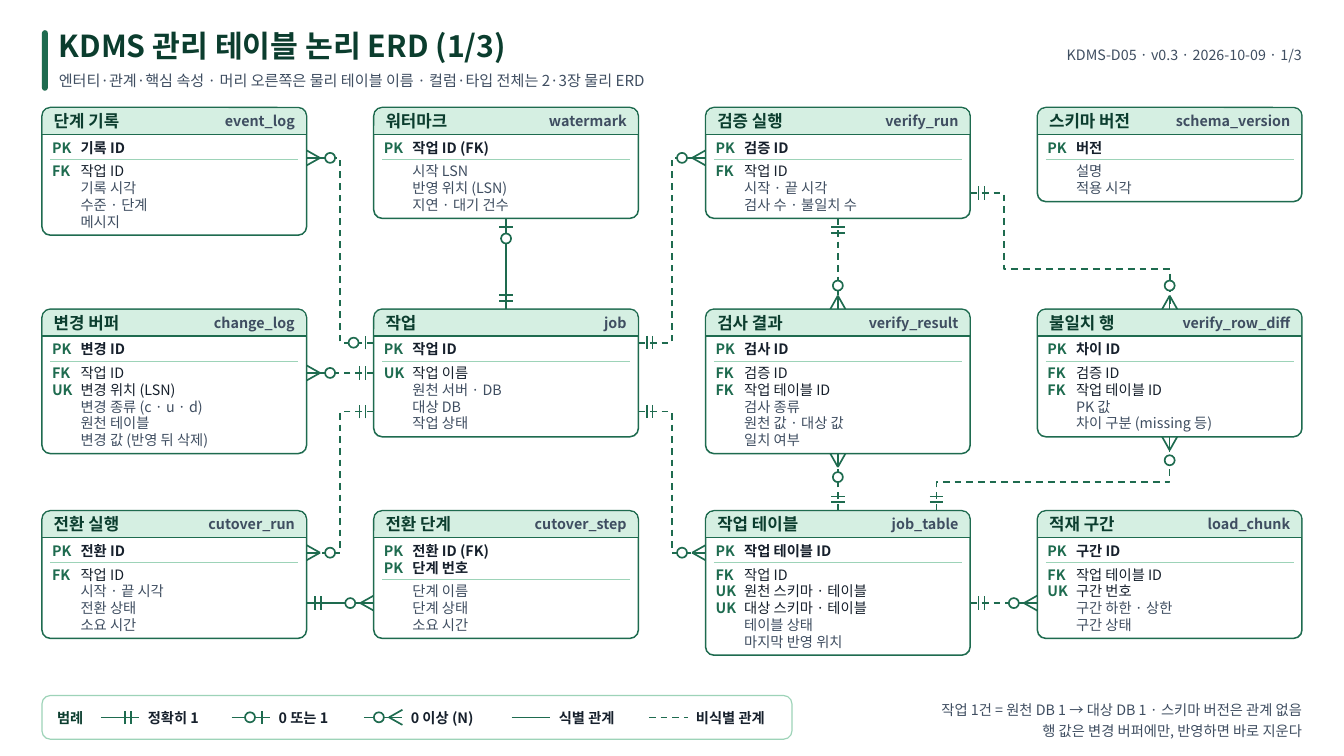
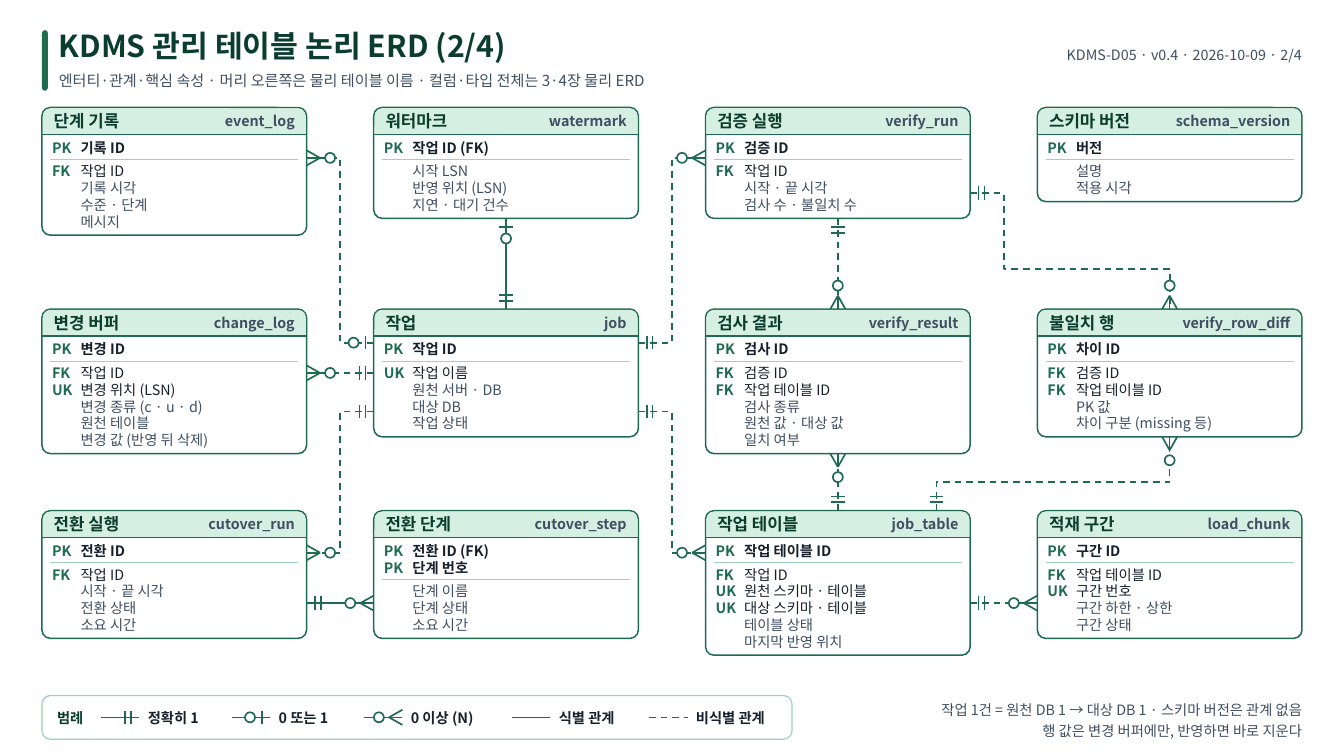
Before and after one commit to kodong75/KDMS, a slide deck: slide 2 of docs/design/dist/d05-erd.pptx (slide 1 before the commit). Drawn at 1344x756 pixels with LibreOffice and Linux fonts; fonts in the diff are those of the drawing. Boxes give left, top, right and bottom in pixels: in the first picture for what was removed or moved away, otherwise in the second. Text is boxed around its words. In the diff, an @@ line names an element or a change of style, - is before the commit and + after.

```diff
--- a/docs/design/dist/d05-erd.pptx
+++ b/docs/design/dist/d05-erd.pptx
@@ text at box(59, 31, 506, 63): text changed @@
-KDMS 관리 테이블 논리 ERD (1/3)
+KDMS 관리 테이블 논리 ERD (2/4)
@@ text at box(1067, 49, 1301, 63): text changed @@
-KDMS-D05 · v0.3 · 2026-10-09 · 1/3
+KDMS-D05 · v0.4 · 2026-10-09 · 2/4
@@ text at box(59, 73, 645, 87): text changed @@
-엔터티·관계·핵심 속성 · 머리 오른쪽은 물리 테이블 이름 · 컬럼·타입 전체는 2·3장 물리 ERD
+엔터티·관계·핵심 속성 · 머리 오른쪽은 물리 테이블 이름 · 컬럼·타입 전체는 3·4장 물리 ERD
```
Also in this commit, not shown: 2 other slides changed, 1 slide added, 14 other files.
